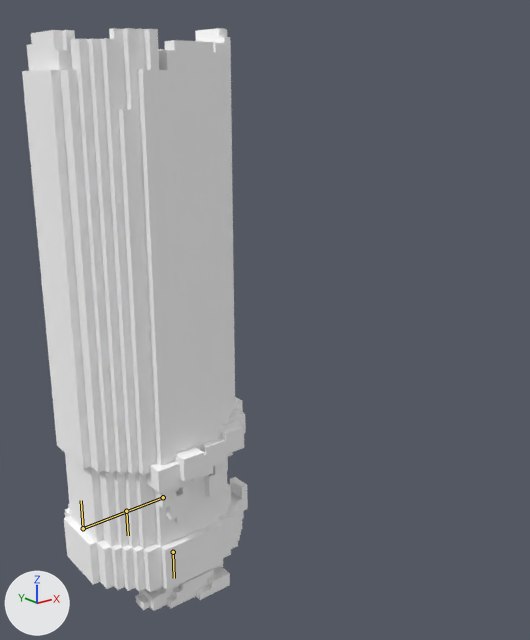
One commit to the Blender file src/galois/data/npcs/tree_mucker_animations.blend: the scene before it, then after it.
One viewpoint serves both versions: a 50 mm camera at (-4.35, -8.2, 6.6) aimed at (1.78, -0.54, 3.53). Lighting does not change. The marker at lower left points along +X, +Y and +Z. The first picture is the older version. The bones that bend it are drawn over the model as lines.

Names of what the first picture shows: 'Body', 'Head', 'R_Leg'.
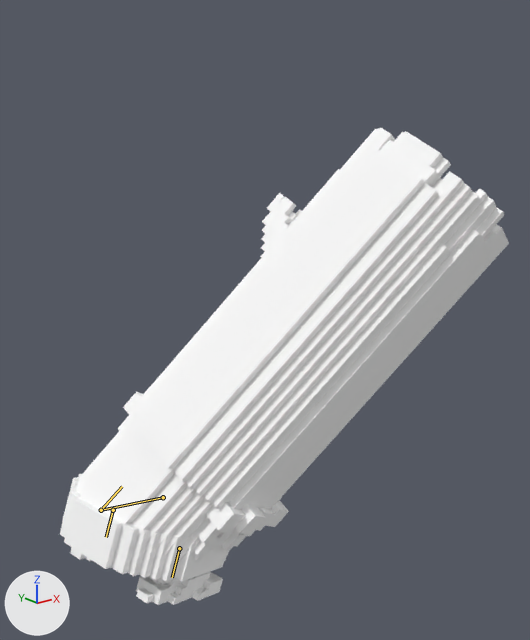
The newer file adds an action. The first version stands in its rest pose; the second is drawn at frame 5 of the action 'HitReact'.

Where the change shows, as pixel boxes [x1, y1, x2, y2] in the pictures (530 x 640 px):
'Head', posed (93% wider, 13% shorter)
    before: [22, 28, 246, 549]
    after: [75, 128, 509, 582]
'Body', posed
    before: [64, 477, 248, 592]
    after: [60, 473, 229, 582]
'R_Leg', posed
    before: [136, 564, 230, 611]
    after: [136, 572, 223, 605]
bone 'Body', root to tip
    before: (163, 497) to (83, 528)
    after: (163, 497) to (101, 510)
bone 'Head', root to tip
    before: (83, 528) to (81, 500)
    after: (101, 510) to (122, 486)

The edits, one by one:
Bone 'Body' (bone_body) turns from (0, 0, 0) to (-16, 0, 19) degrees about its own x, y and z.
Bone 'Head' (bone_head) turns from (0, 0, 0) to (22, 0, -14) degrees about its own x, y and z.
